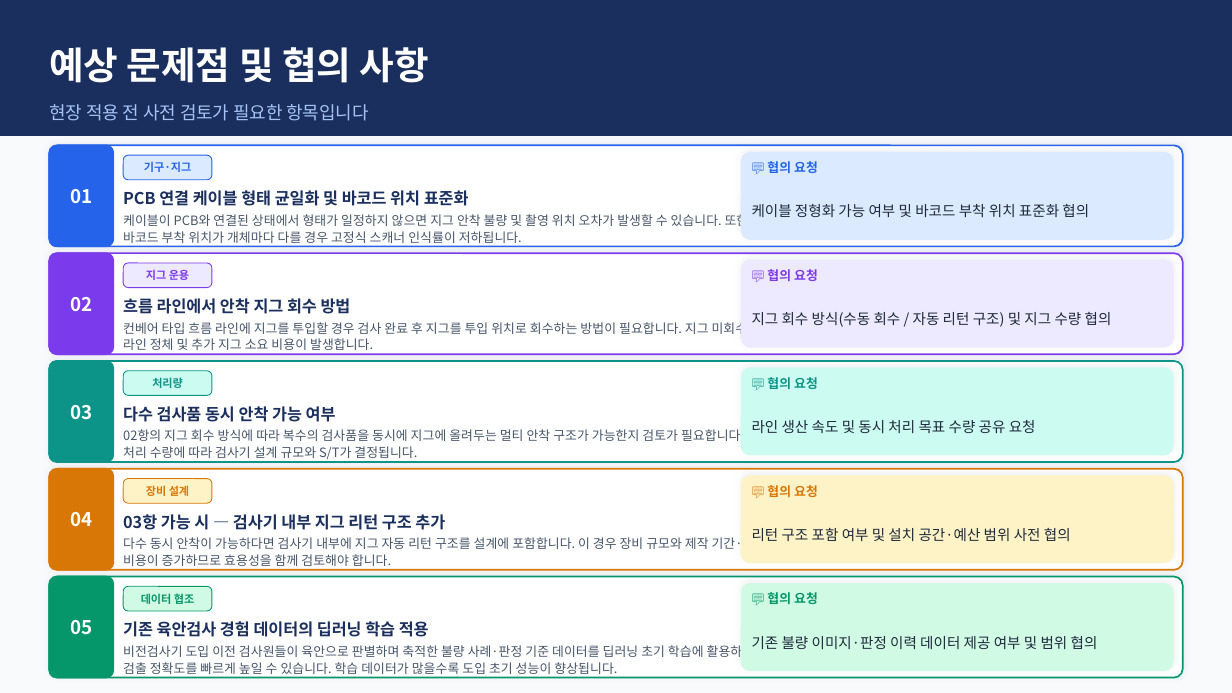
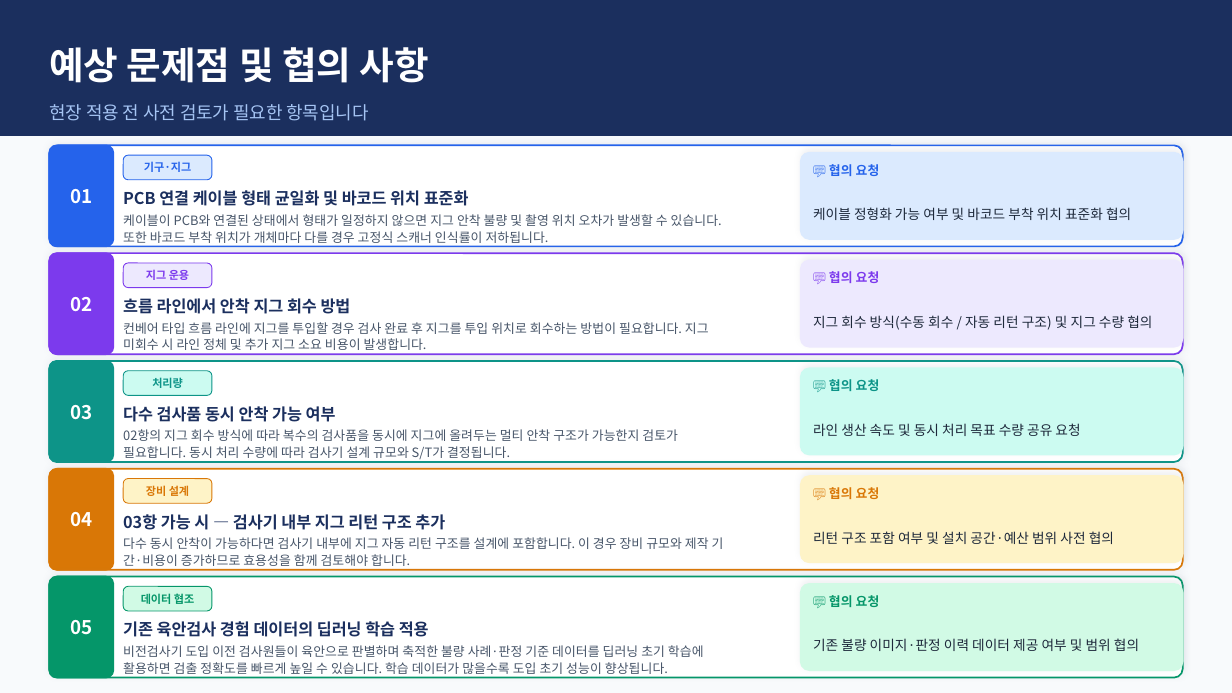
Before and after one commit to Insys-HQ/Insys-review, a slide deck: slide 11 of winnercomb.pptx. Drawn at 1232x693 pixels with LibreOffice and Linux fonts; fonts in the diff are those of the drawing. Boxes give left, top, right and bottom in pixels: in the first picture for what was removed or moved away, otherwise in the second. Text is boxed around its words. In the diff, an @@ line names an element or a change of style, - is before the commit and + after.

Commit message:
Update winnercomb.pptx - fix 4 layout issues

```diff
--- a/winnercomb.pptx
+++ b/winnercomb.pptx
@@ rounded rectangle resized from (x1=742, y1=153, x2=1173, y2=239) to (x1=801, y1=153, x2=1183, y2=239) @@
@@ text "💬 협의 요청" moved from (x1=767, y1=161, x2=818, y2=173) to (x1=829, y1=164, x2=880, y2=176) @@
@@ text "케이블 정형화 가능 여부 및 ..." moved from (x1=752, y1=204, x2=1089, y2=217) to (x1=813, y1=207, x2=1131, y2=220) @@
@@ text "케이블이 PCB와 연결된 상태에서 형태가 ..." rewrapped from (x1=123, y1=214, x2=749, y2=246) to (x1=123, y1=214, x2=722, y2=246) @@
@@ rounded rectangle resized from (x1=742, y1=261, x2=1173, y2=347) to (x1=801, y1=261, x2=1183, y2=347) @@
@@ text "💬 협의 요청" moved from (x1=767, y1=269, x2=818, y2=281) to (x1=829, y1=271, x2=880, y2=283) @@
@@ text "지그 회수 방식(수동 회수 / ..." moved from (x1=752, y1=312, x2=1112, y2=327) to (x1=813, y1=315, x2=1152, y2=330) @@
@@ text "컨베어 타입 흐름 라인에 지그를 ..." rewrapped from (x1=123, y1=319, x2=762, y2=354) to (x1=123, y1=322, x2=709, y2=354) @@
@@ rounded rectangle resized from (x1=742, y1=368, x2=1173, y2=455) to (x1=801, y1=368, x2=1183, y2=455) @@
@@ text "💬 협의 요청" moved from (x1=767, y1=377, x2=818, y2=389) to (x1=829, y1=379, x2=880, y2=391) @@
@@ text "라인 생산 속도 및 동시 ..." moved from (x1=752, y1=420, x2=1036, y2=433) to (x1=813, y1=423, x2=1080, y2=436) @@
@@ text "02항의 지그 회수 방식에 따라 ..." rewrapped from (x1=123, y1=427, x2=771, y2=462) to (x1=123, y1=429, x2=678, y2=462) @@
@@ rounded rectangle resized from (x1=742, y1=477, x2=1173, y2=563) to (x1=801, y1=477, x2=1183, y2=563) @@
@@ size 8.5 to 8 pt; line spacing 1.2 to 1.3 in 5 elements at (x1=813, y1=207, x2=1131, y2=220), (x1=813, y1=315, x2=1152, y2=330), (x1=813, y1=423, x2=1080, y2=436), (x1=813, y1=638, x2=1139, y2=651), (x1=813, y1=531, x2=1114, y2=544) @@
@@ text "리턴 구조 포함 여부 및 ..." moved from (x1=752, y1=528, x2=1071, y2=541) to (x1=813, y1=531, x2=1114, y2=544) @@
@@ text "💬 협의 요청" moved from (x1=767, y1=485, x2=818, y2=497) to (x1=829, y1=487, x2=880, y2=499) @@
@@ text "다수 동시 안착이 가능하다면 검사기 ..." rewrapped from (x1=123, y1=535, x2=743, y2=570) to (x1=123, y1=537, x2=724, y2=570) @@
@@ rounded rectangle resized from (x1=742, y1=584, x2=1173, y2=670) to (x1=801, y1=584, x2=1183, y2=670) @@
@@ text "💬 협의 요청" moved from (x1=767, y1=592, x2=818, y2=604) to (x1=829, y1=595, x2=880, y2=607) @@
@@ text "기존 불량 이미지·판정 이력 데이터 ..." moved from (x1=752, y1=636, x2=1098, y2=649) to (x1=813, y1=638, x2=1139, y2=651) @@
@@ text "비전검사기 도입 이전 검사원들이 육안으로 ..." rewrapped from (x1=123, y1=643, x2=755, y2=677) to (x1=123, y1=645, x2=704, y2=677) @@
```
Also in this commit, not shown: 2 other slides changed.
